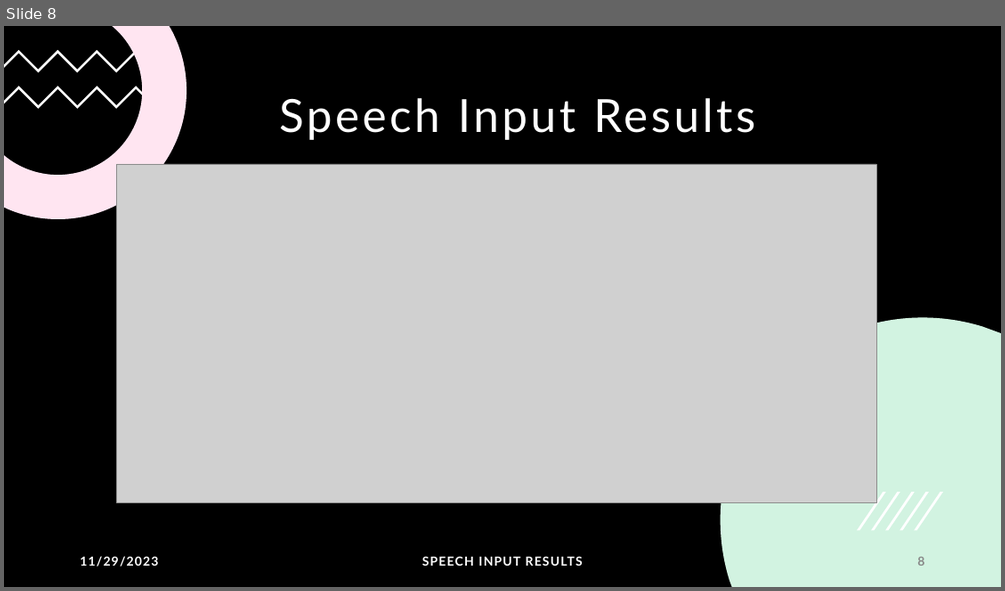
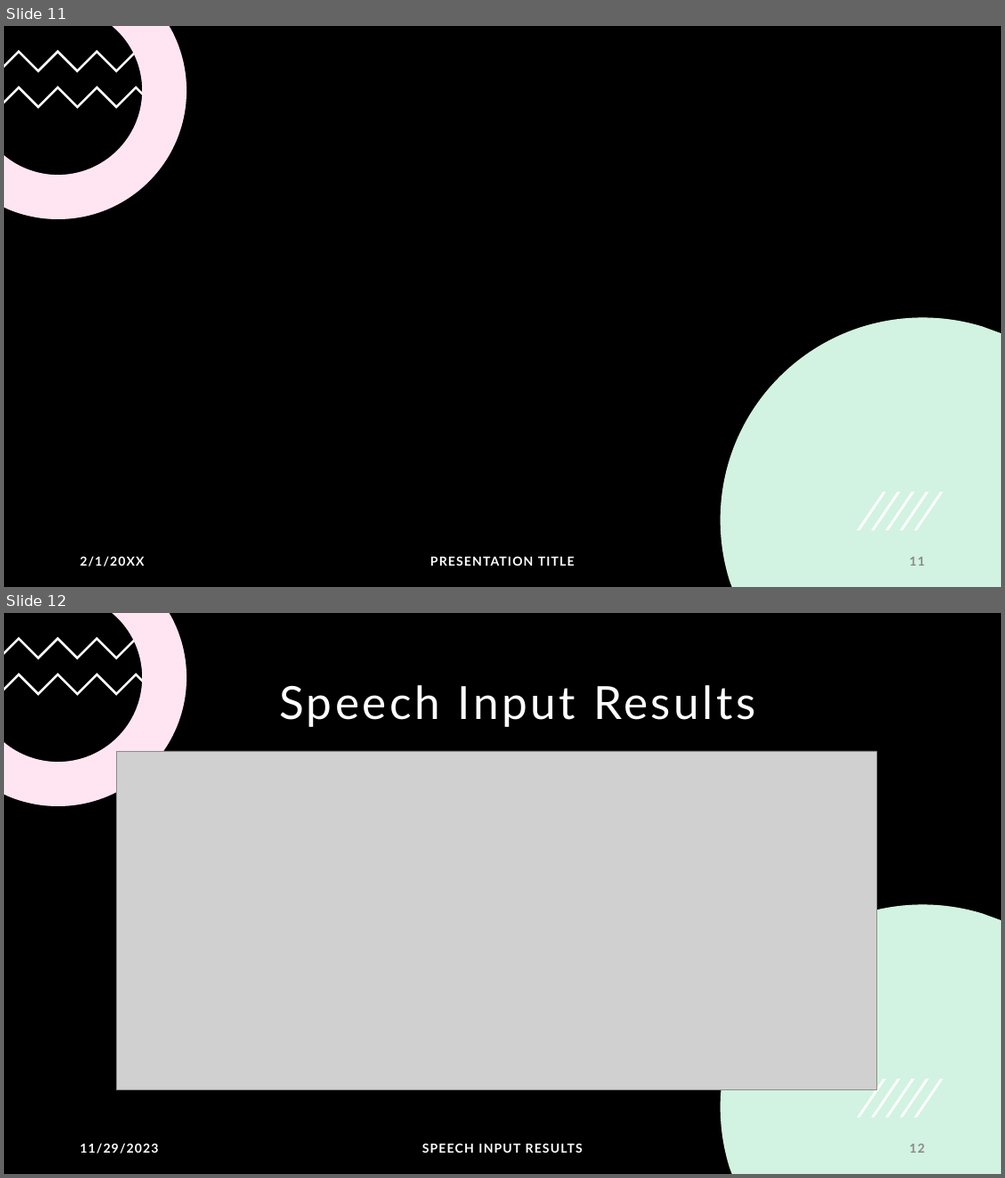
Before and after one commit to angelreddy09/DeepLearning-Project, a slide deck: EMOSENSE.pptx. Shown one above the other, each under a label of ours: slide 8 before the commit, slides 11 and 12 after it. The pictures are 1005x591 and 1005x1178 pixels, drawn with LibreOffice and Linux fonts; fonts in the diff are those of the drawing; grey boxes stand for pictures; background and template pictures are left out. Boxes give left, top, right and bottom in pixels: in the first picture for what was removed or moved away, otherwise in the second. Text is boxed around its words. In the diff, an @@ line names an element or a change of style, - is before the commit and + after.

```diff
--- a/EMOSENSE.pptx
+++ b/EMOSENSE.pptx
@@ slide 11 added at box(4, 26, 1001, 587), background picture (left out); not listed: 11 template elements that a slide beside it also shows @@
@@ text added at box(80, 556, 144, 566), 12 pt, text #FFFFFF, bold @@
+2/1/20XX
@@ text added at box(430, 556, 574, 565), 12 pt, text #FFFFFF, bold @@
+PRESENTATION TITLE
@@ page number added at box(909, 556, 924, 565), 12 pt, text #898989, bold @@
+11
@@ what was slide 8 is now slide 12 @@
@@ page number at box(909, 1143, 924, 1152): text changed @@
-8
+12
```
Also in this commit, not shown: 5 slides changed, 6 other slides added.
